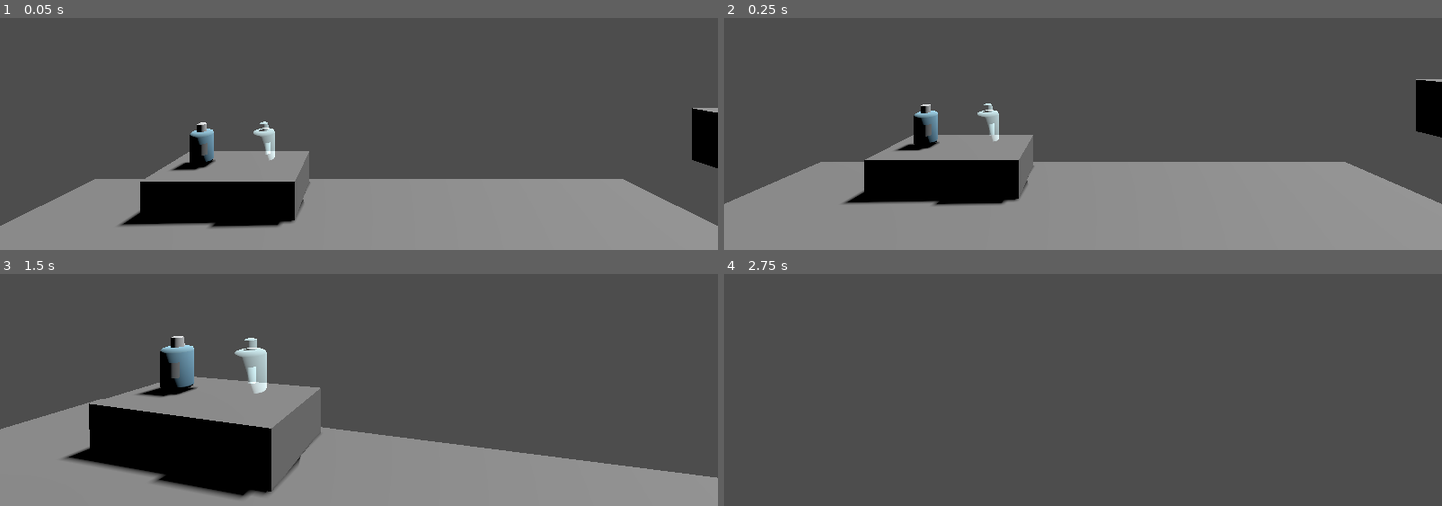
Above: before the commit, frames 1-4 (two rows, left to right).
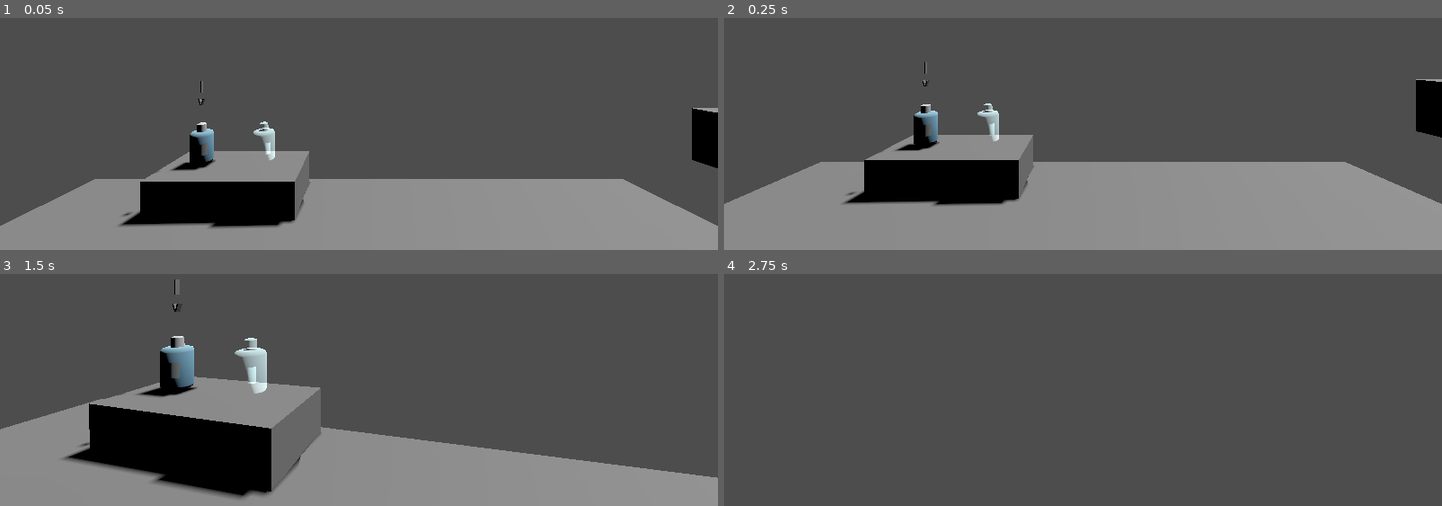
Above: after the commit, the same moments.

Repository: Strattoss/TidyUp
Game: Godot game, scene res://scenes/main/main.tscn
Two runs of this game, one before a commit and one after it. Both use one fixed random seed, a clock stepped at 60 frames per second and the inputs below.
Inputs (mouse positions are in pixels of both pictures, inside the frame that each line leads up to):
- Up to frame 1 (0.05 s): no input
- Up to frame 2 (0.25 s): no input
- Up to frame 3 (1.5 s): tap Enter (ui_accept) at 0.5, 0.77 s; move the mouse to (394, 301) at 0.52 s; hold Up (ui_up) from 0.53 s (still down); tap E (interact, bound only after the commit) at 0.6, 1.35 s; move the mouse to (323, 306) at 1.27 s
- Up to frame 4 (2.75 s): keep holding Up (ui_up); tap Enter (ui_accept) at 1.52 s; move the mouse to (1097, 297) at 2.02 s; tap E (interact, bound only after the commit) at 2.1 s

The runs differ from the first frame. In frame 1, less than 0.1% of the frame differs, in the area x 17-29%, y 27-86%; in frame 2, less than 0.1%; in frame 3, less than 0.1%, in the area x 11-26%, y 2-75%; in frame 4, nothing differs.

Commit message:
(feat) Implement simple object interaction mechanism

Diff:
--- a/project.godot
+++ b/project.godot
@@ -19,6 +19,10 @@
 
 window/size/viewport_width=1920
 window/size/viewport_height=1080
+
+[editor]
+
+movie_writer/movie_file="/home/gracjan/Projects/Studies/TechnologieGierKomputerowych/tidyup/movies/movie.avi"
 
 [input]
 
@@ -59,3 +63,8 @@
 "events": [Object(InputEventKey,"resource_local_to_scene":false,"resource_name":"","device":-1,"window_id":0,"alt_press …(195 unchanged characters)…
 ]
 }
+interact={
+"deadzone": 0.5,
+"events": [Object(InputEventKey,"resource_local_to_scene":false,"resource_name":"","device":-1,"window_id":0,"alt_pressed":false,"shift_pressed":false,"ctrl_pressed":false,"meta_pressed":false,"pressed":false,"keycode":0,"physical_keycode":69,"key_label":0,"unicode":101,"location":0,"echo":false,"script":null)
+]
+}
--- a/scenes/concrete_item/ConcreteItem.tscn
+++ b/scenes/concrete_item/ConcreteItem.tscn
@@ -1,8 +1,18 @@
-[gd_scene load_steps=2 format=3 uid="uid://b5j7hpj6df0q4"]
+[gd_scene load_steps=3 format=3 uid="uid://b5j7hpj6df0q4"]
 
 [ext_resource type="Script" path="res://scenes/concrete_item/concrete_item.gd" id="1_gnk18"]
+
+[sub_resource type="TextMesh" id="TextMesh_h4g4g"]
+text = "|
+v
+"
 
 [node name="ConcreteItem" type="StaticBody3D"]
 script = ExtResource("1_gnk18")
 
 [node name="ItemMesh" type="MeshInstance3D" parent="."]
+
+[node name="Arrow" type="MeshInstance3D" parent="."]
+transform = Transform3D(1, 0, 0, 0, 1, 0, 0, 0, 1, 0, 1.02721, 0)
+mesh = SubResource("TextMesh_h4g4g")
+skeleton = NodePath("")
--- a/scenes/main/main.tscn
+++ b/scenes/main/main.tscn
@@ -54,6 +54,7 @@
 [node name="DirectionalLight3D" type="DirectionalLight3D" parent="."]
 transform = Transform3D(0.892893, -0.0273706, 0.449437, -0.441854, -0.245342, 0.862886, 0.0866483, -0.96905, -0.231158, 6.14594, 3.19912, 2.03063)
 shadow_enabled = true
+metadata/_edit_lock_ = true
 
 [node name="PlacementSpot" type="Node3D" parent="."]
 transform = Transform3D(1, 0, 0, 0, 1, 0, 0, 0, 1, 0, 2.50353, 0)
Not shown, changed: assets/simple_first_person_controller/addons/godot4.3_fps_character_controller/Player/player.tscn
Not shown, added: movies/movie.avi
